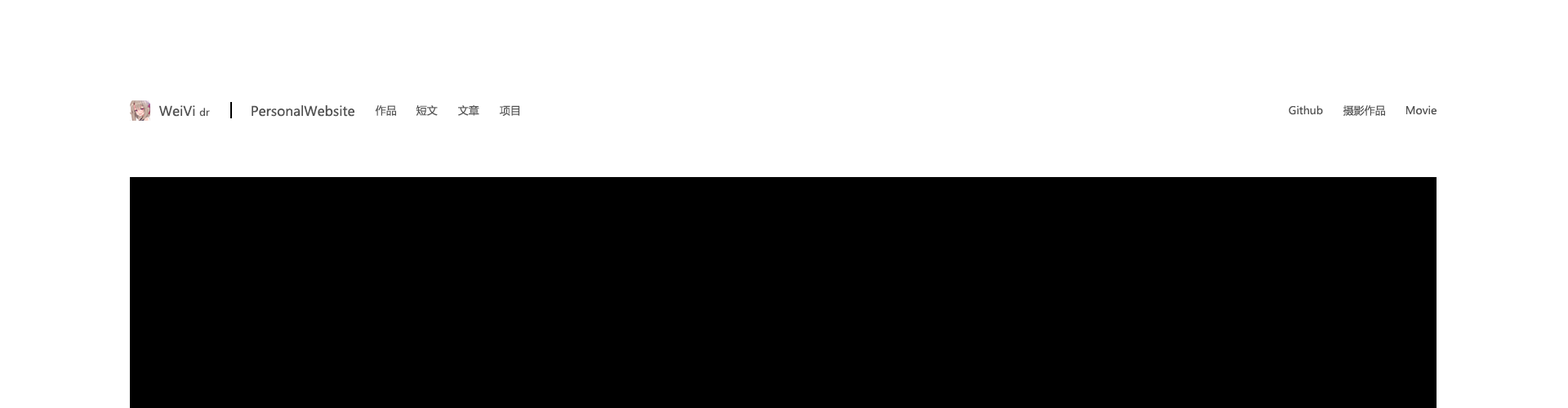
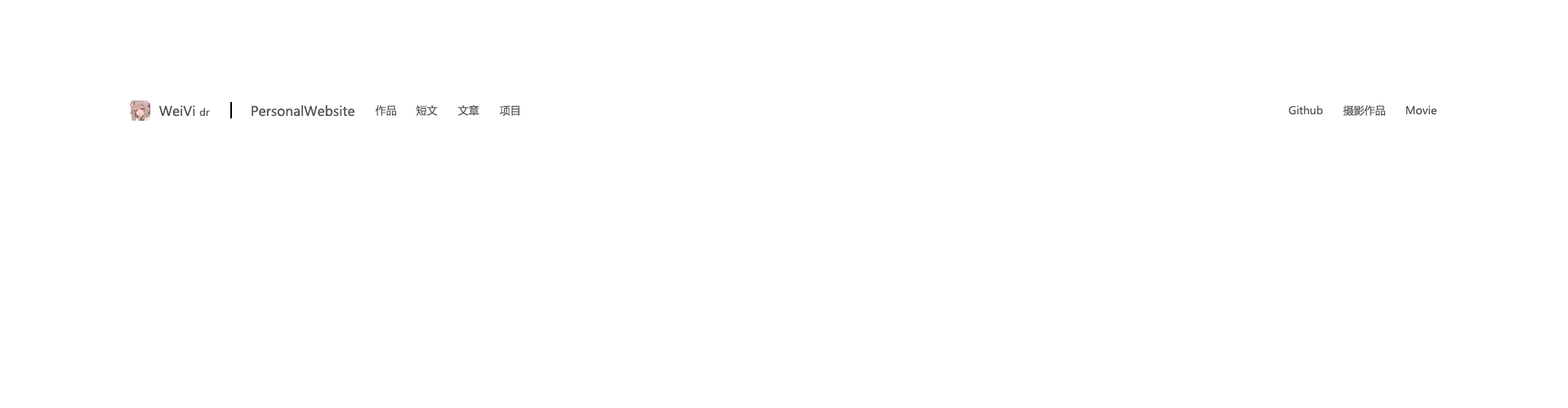
Comparing the layer stacks of the two 1568×408 images. Changes:
hid "矩形 1" (2nd of 3) over [129, 177, 1437, 408]
